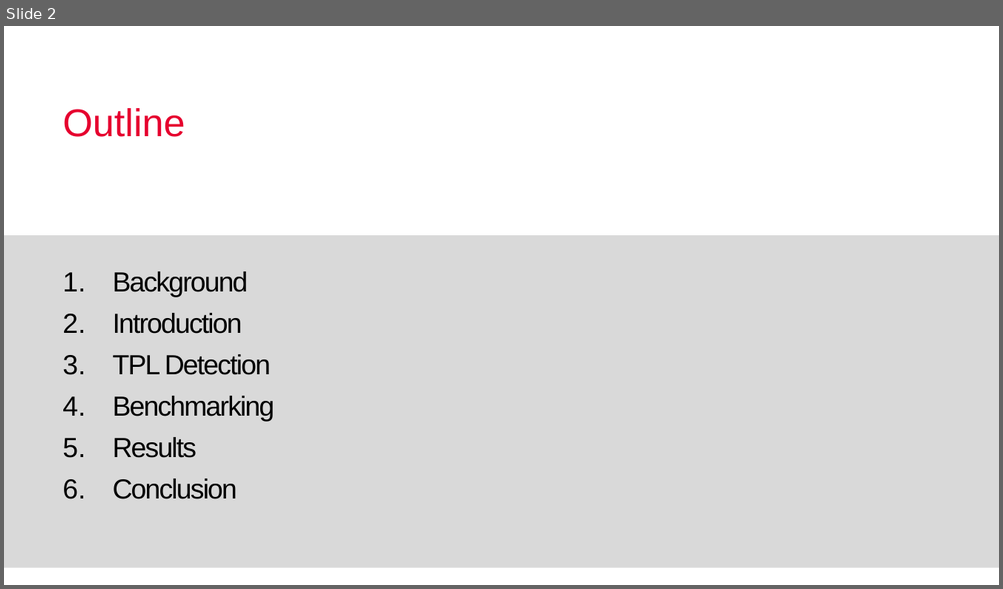
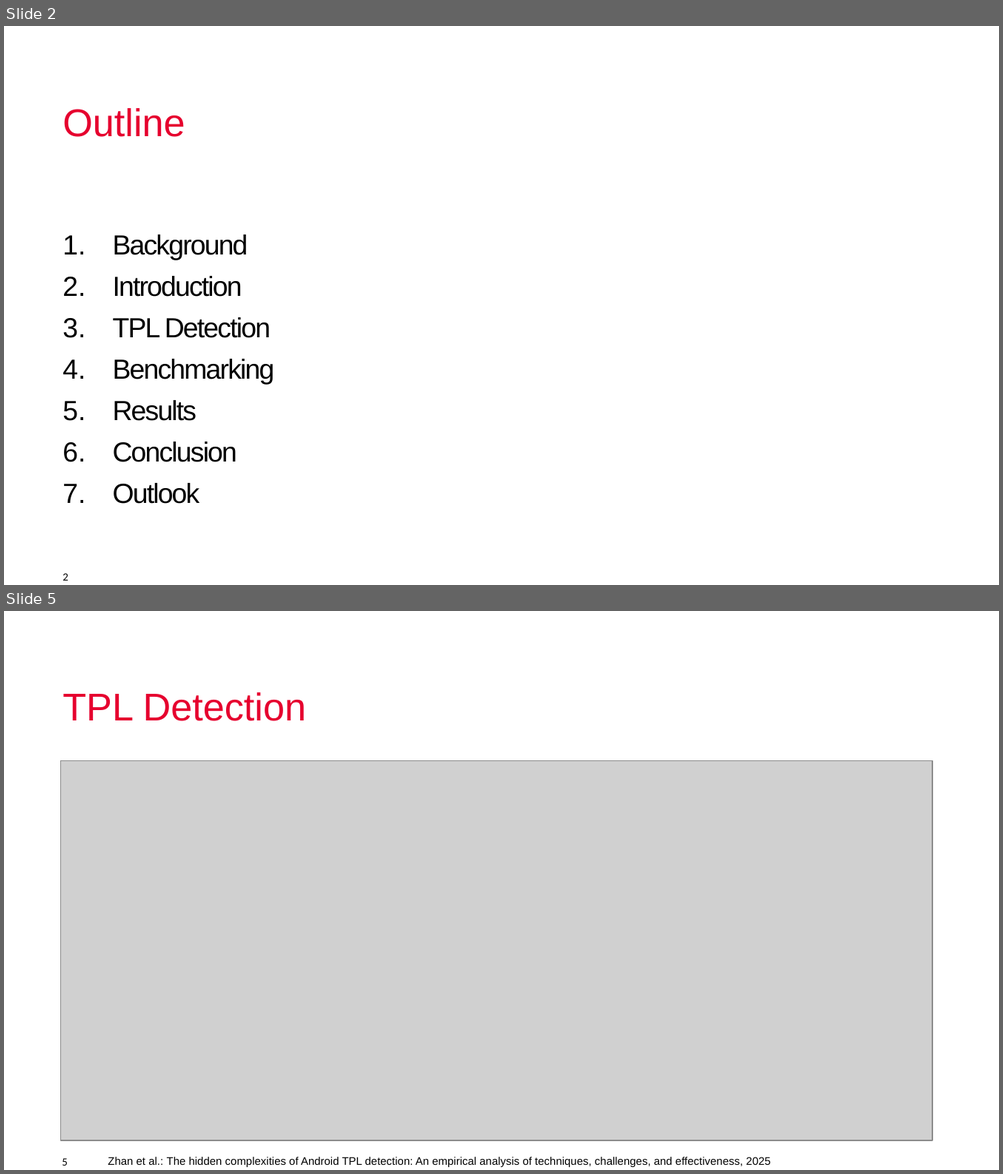
Before and after one commit to X-TPL/X-TPL, a slide deck: Presentations/26_05_26_Seminar.pptx. Shown one above the other, each under a label of ours: slide 2 before the commit, slides 2 and 5 after it; the slides between them are not shown. The pictures are 1003x589 and 1003x1174 pixels, drawn with LibreOffice and Linux fonts; fonts in the diff are those of the drawing; grey boxes stand for pictures; background and template pictures are left out. Boxes give left, top, right and bottom in pixels: in the first picture for what was removed or moved away, otherwise in the second. Text is boxed around its words. In the diff, an @@ line names an element or a change of style, - is before the commit and + after.

```diff
--- a/Presentations/26_05_26_Seminar.pptx
+++ b/Presentations/26_05_26_Seminar.pptx
@@ slide 5 added at [4, 611, 999, 1170], background #FFFFFF @@
@@ title added at [62, 692, 307, 721], 28 pt, text #E6002E @@
+TPL Detection
@@ picture added at [61, 761, 932, 1141] @@
@@ page number added at [62, 1159, 68, 1166], 8 pt, text #000000 @@
+5
@@ text added at [108, 1157, 770, 1167], 8 pt, text #000000 @@
+Zhan et al.: The hidden complexities of Android TPL detection: An empirical analysis of techniques, challenges, and effectiveness, 2025
@@ slide 2 changed as well @@
@@ rectangle removed at [4, 236, 999, 569] @@
@@ text "Background": place and size @@
-text "Background" at [113, 272, 275, 500]
+text "Background" at [113, 235, 275, 504]
@@ text at [113, 483, 200, 504]: paragraph added @@
+7. Outlook
@@ text added at [62, 574, 68, 581], 8 pt, text #000000 @@
+2
```
Also in this commit, not shown: 9 other slides changed, 8 other slides added, 3 slides removed.
